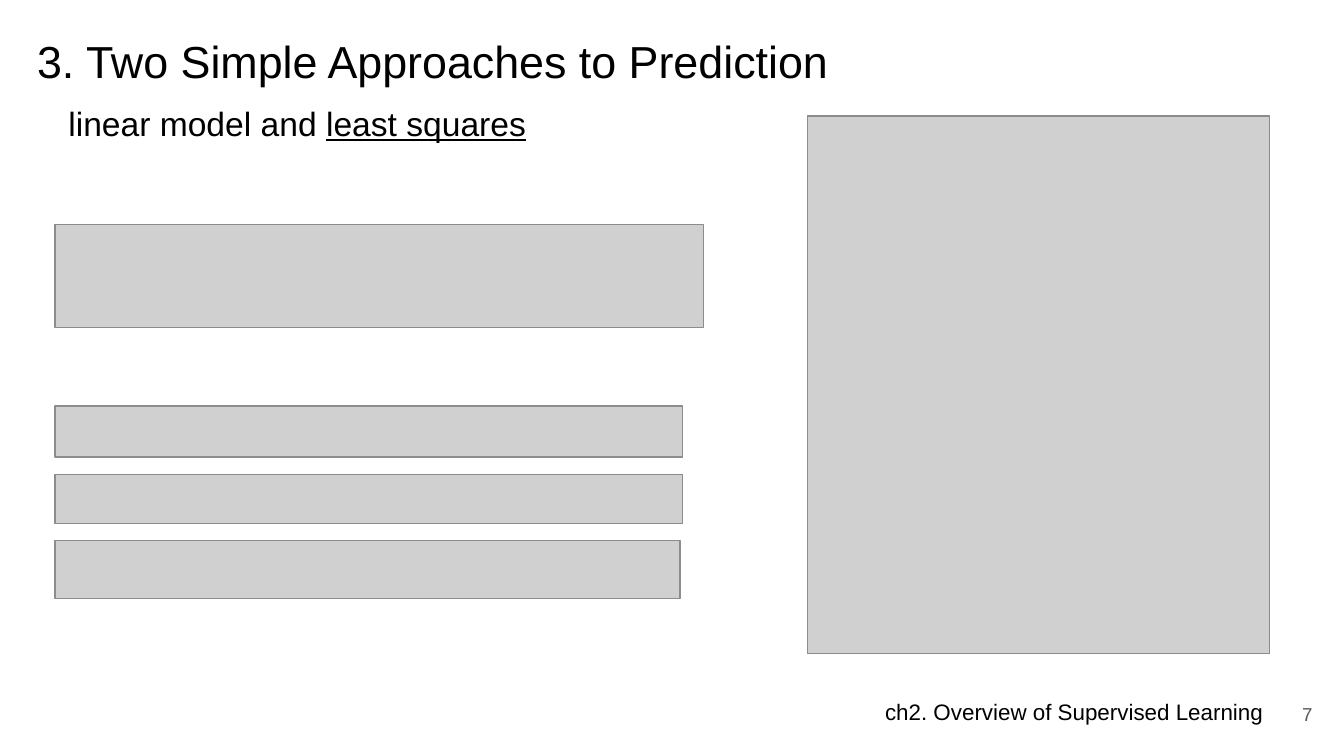
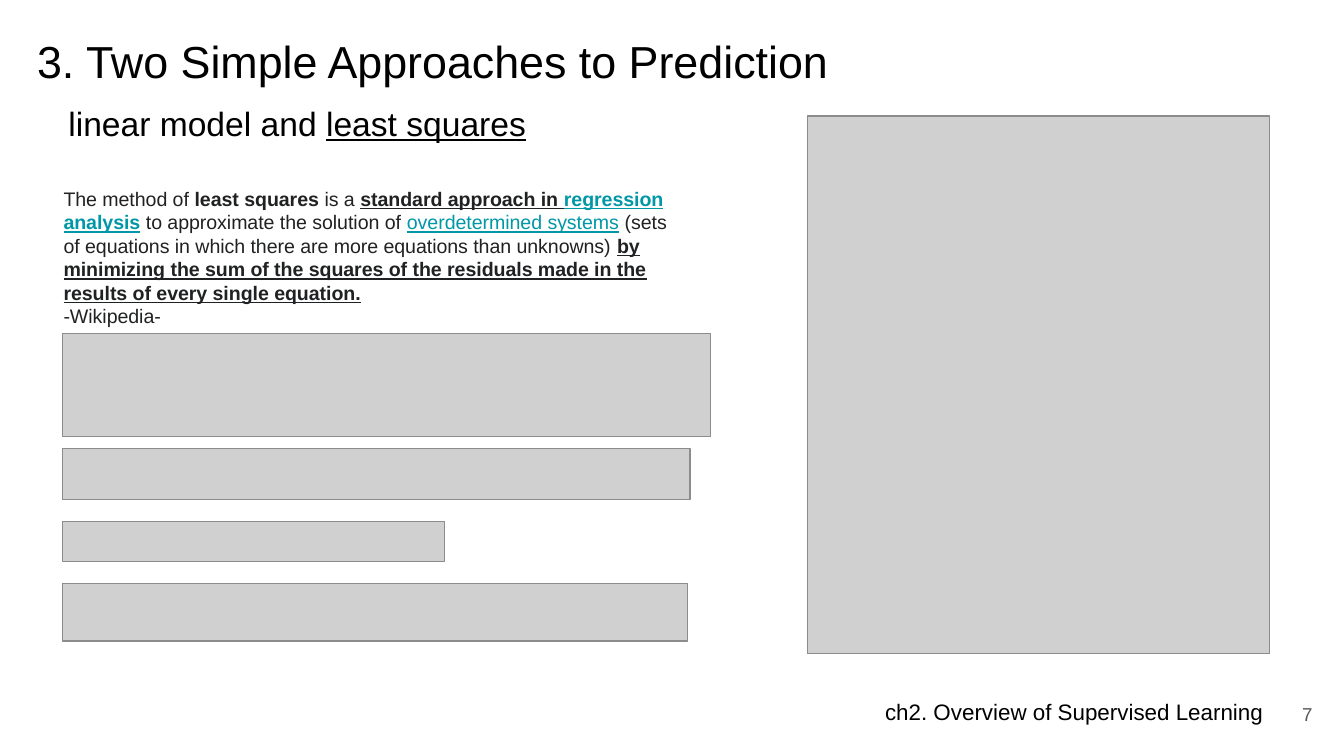
Before and after one commit to JerryKwon/ElemStatLearn-review, a slide deck: slide 7 of ch2. Supervised Learning/presentation/ch2. Overview of Supervised Learning.pptx. Drawn at 1344x756 pixels with LibreOffice and Linux fonts; fonts in the diff are those of the drawing; grey boxes stand for pictures. Boxes give left, top, right and bottom in pixels: in the first picture for what was removed or moved away, otherwise in the second. Text is boxed around its words. In the diff, an @@ line names an element or a change of style, - is before the commit and + after.

```diff
--- a/ch2. Supervised Learning/presentation/ch2. Overview of Supervised Learning.pptx
+++ b/ch2. Supervised Learning/presentation/ch2. Overview of Supervised Learning.pptx
@@ text added at (x1=64, y1=191, x2=667, y2=304), 10.5 pt, text #202122, bold, underline @@
+The method of least squares is a standard approach in regression analysis to approximate the solution of overdetermined systems (sets of equations in which there are more equations than unknowns) by minimizing the sum of the squares of the residuals made in the results of every single equation. -Wikipedia-
@@ picture moved from (x1=55, y1=224, x2=703, y2=328) to (x1=62, y1=333, x2=710, y2=437) @@
@@ picture moved from (x1=55, y1=406, x2=683, y2=457) to (x1=62, y1=449, x2=689, y2=500) @@
@@ picture removed at (x1=55, y1=474, x2=683, y2=524) @@
@@ picture added at (x1=62, y1=521, x2=444, y2=562) @@
@@ picture moved from (x1=55, y1=540, x2=680, y2=598) to (x1=62, y1=583, x2=687, y2=641) @@
```
Also in this commit, not shown: 4 other slides changed, 2 slides removed.
